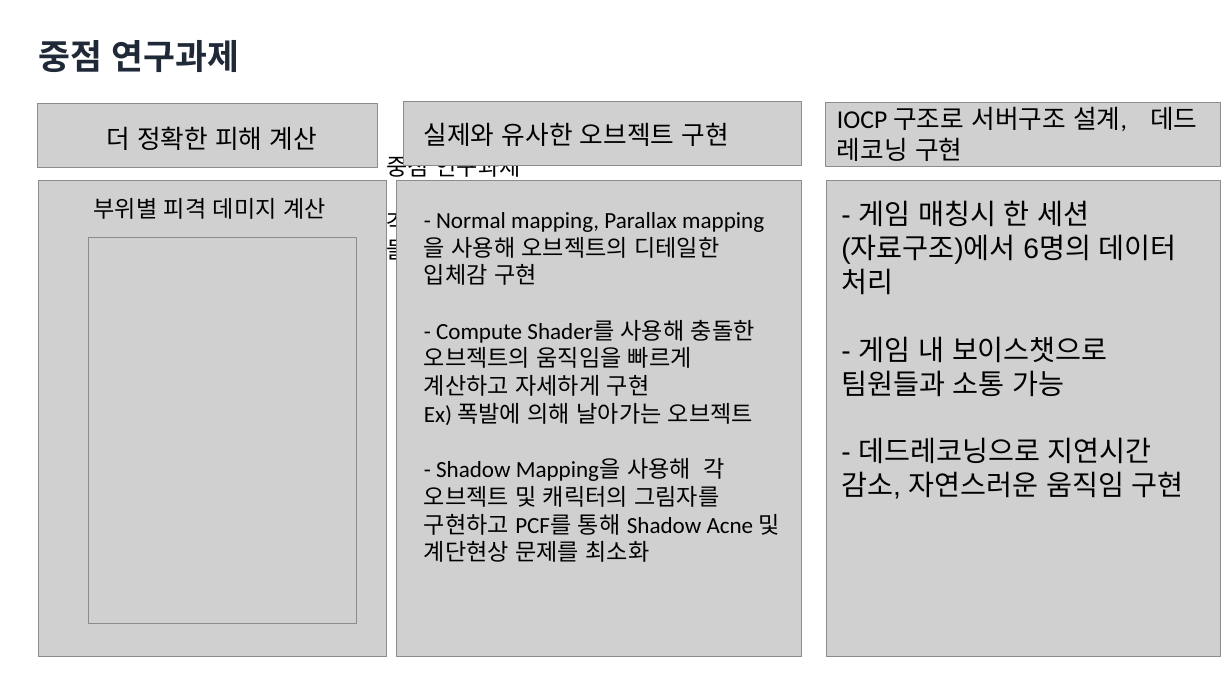
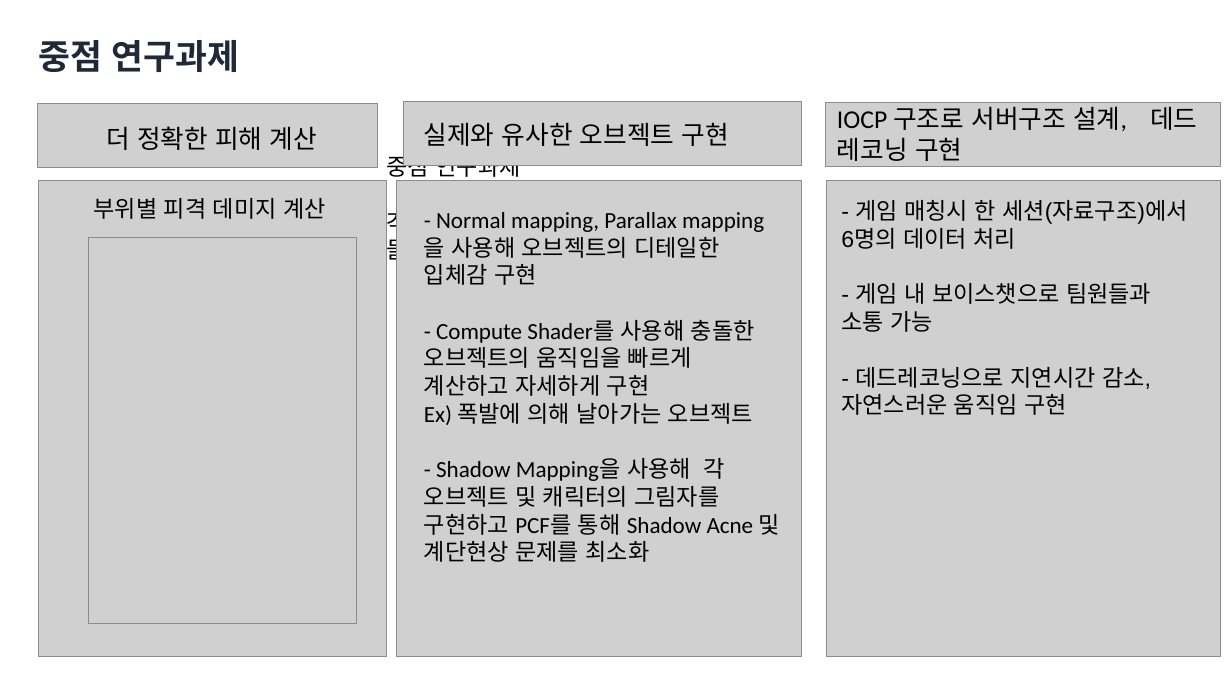
Before and after one commit to yunseo0129/2025_CapstoneGame, a slide deck: slide 13 of Design/종합설계기획.pptx. Drawn at 1232x693 pixels with LibreOffice and Linux fonts; fonts in the diff are those of the drawing; grey boxes stand for pictures; background and template pictures are left out. Boxes give left, top, right and bottom in pixels: in the first picture for what was removed or moved away, otherwise in the second. Text is boxed around its words. In the diff, an @@ line names an element or a change of style, - is before the commit and + after.

```diff
--- a/Design/종합설계기획.pptx
+++ b/Design/종합설계기획.pptx
@@ text "- 게임 매칭시 한 세션(자료구조)에서 ..." at [841,200,1187,415]: size 22 to 18 pt @@
```
Also in this commit, not shown: 1 other slide changed.
